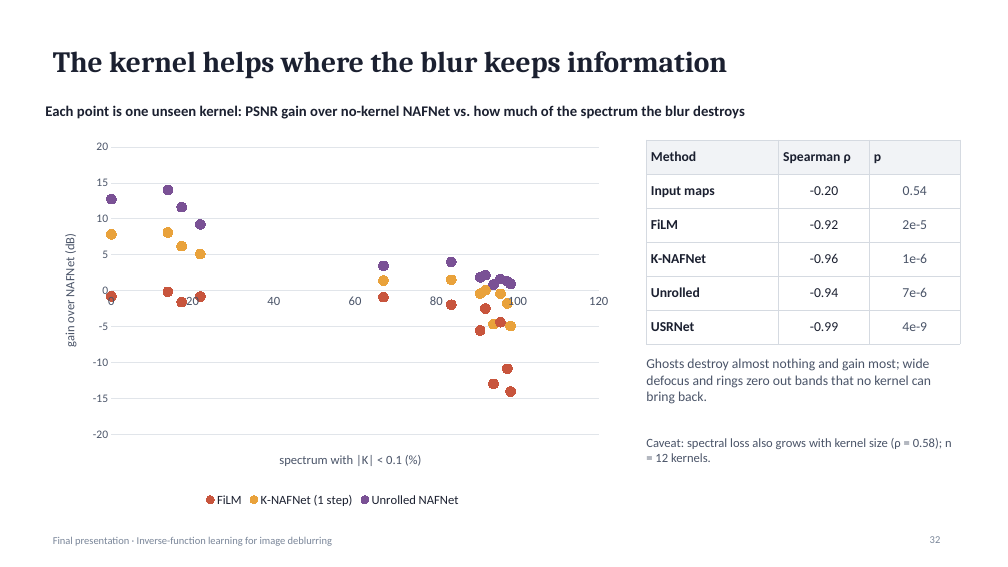
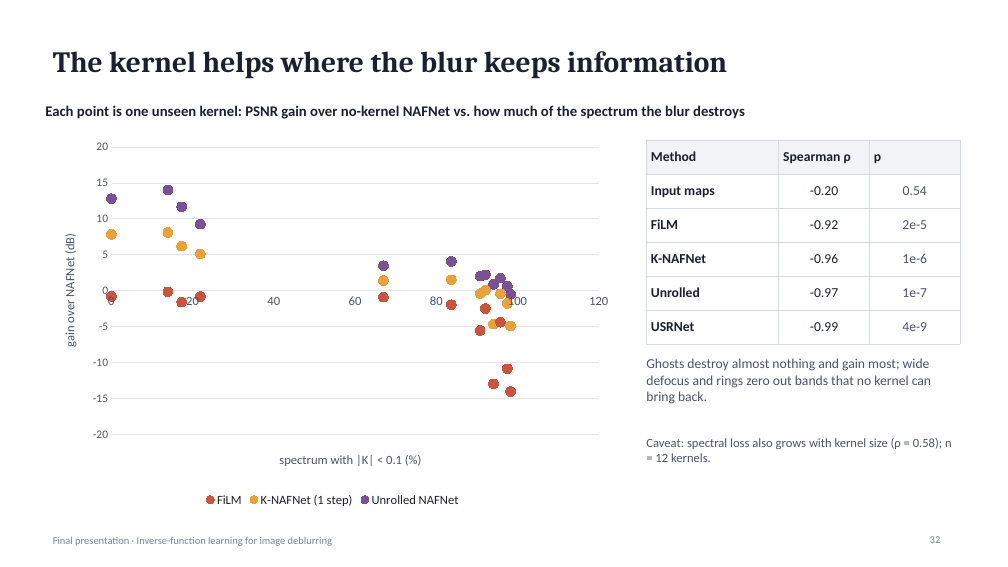
Before and after one commit to suryamanoj4/Inverse-Deblur, a slide deck: slide 32 of report/final_presentation.pptx. Drawn at 1008x567 pixels with LibreOffice and Linux fonts; fonts in the diff are those of the drawing. Boxes give left, top, right and bottom in pixels: in the first picture for what was removed or moved away, otherwise in the second. Text is boxed around its words. In the diff, an @@ line names an element or a change of style, - is before the commit and + after.

```diff
--- a/report/final_presentation.pptx
+++ b/report/final_presentation.pptx
@@ scatter chart at (45,132,620,510) @@
-Unrolled NAFNet: (0, 12.7), (14, 14), (17, 11.6), (22, 9.2), (67, 3.4), (84, 4), (91, 1.8), (92, 2.1), (94, 0.8), (96, 1.6), (98, 1.3), (98, 0.9)
+Unrolled NAFNet: (0, 12.8), (14, 14), (17, 11.7), (22, 9.2), (67, 3.5), (84, 4), (91, 2), (92, 2.2), (94, 0.8), (96, 1.7), (98, 0.6), (98, -0.5)
@@ table at (647,140,960,335) @@
-row 5, column 2: -0.94
+row 5, column 2: -0.97
-row 5, column 3: 7e-6
+row 5, column 3: 1e-7
```
Also in this commit, not shown: 4 other slides changed, 4 other files.
